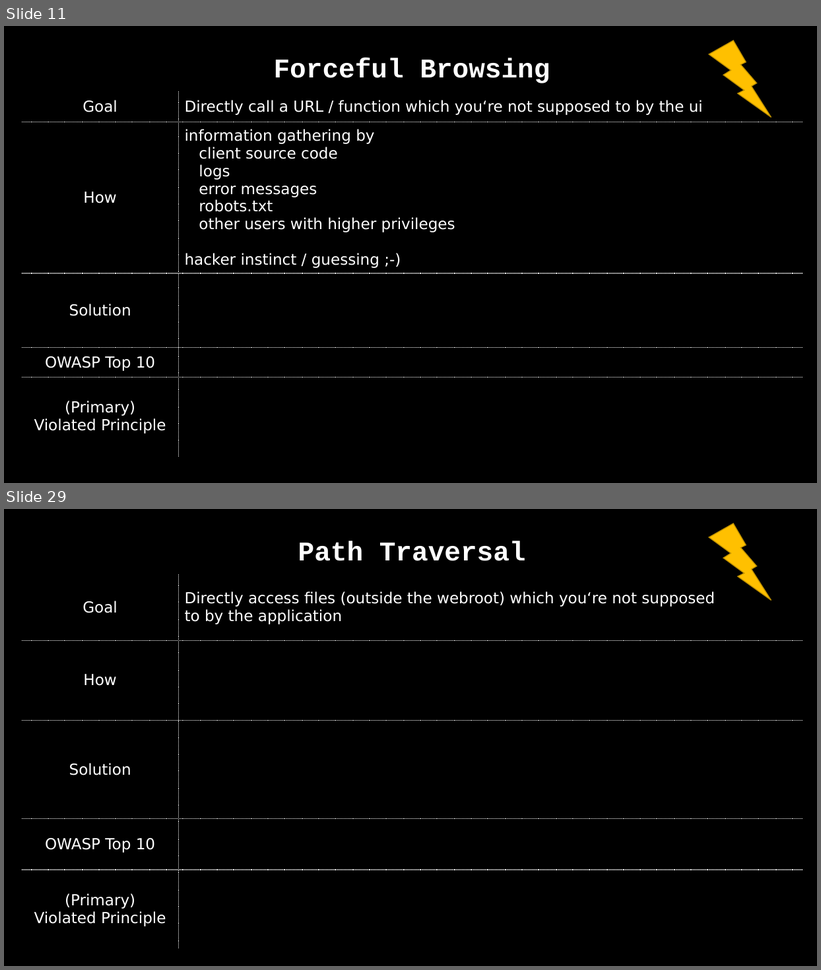
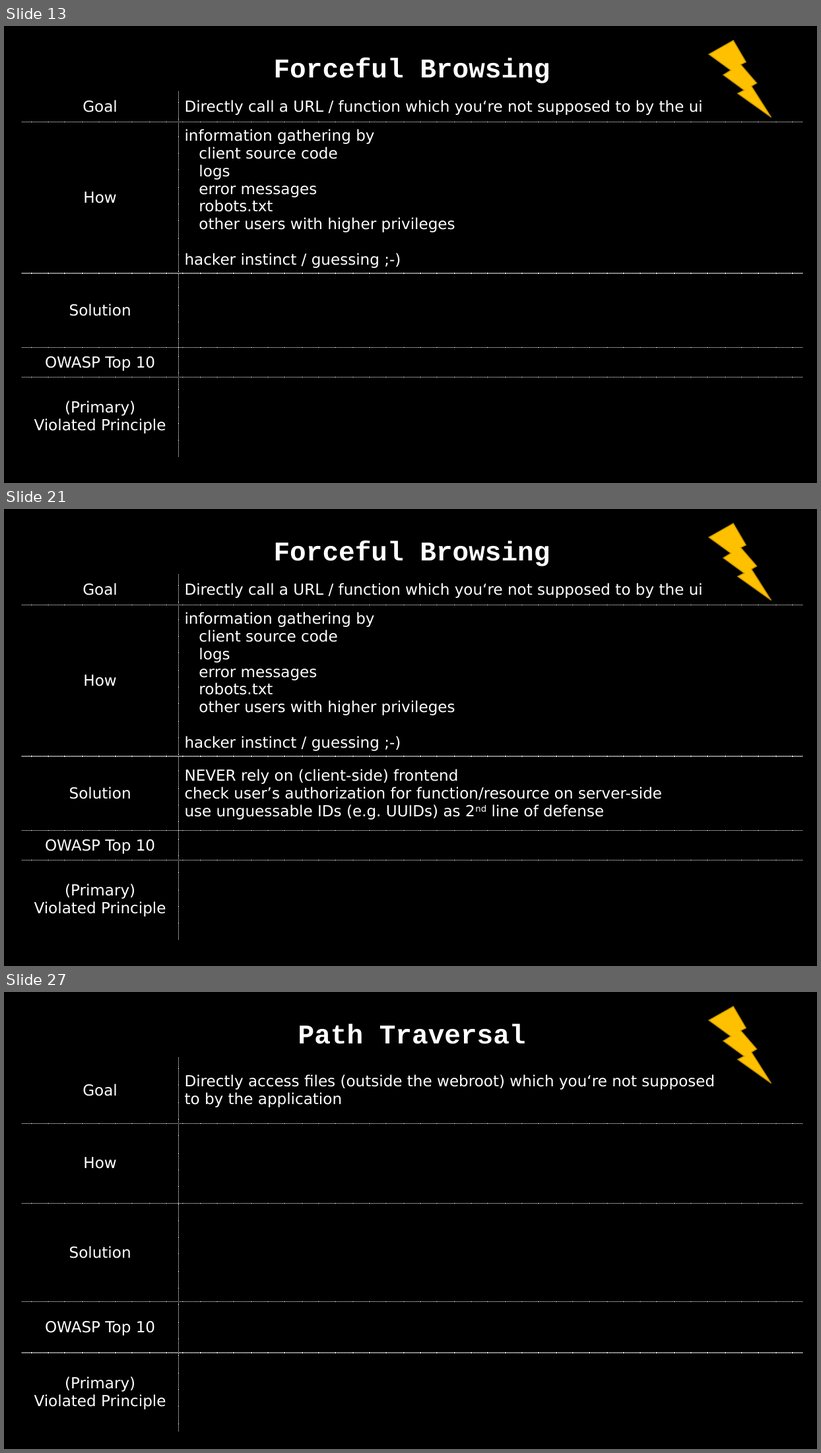
Before and after one commit to dschwarz91/websec-lecture, a slide deck: slides/5_Authorization.pptx. Shown one above the other, each under a label of ours: slides 11 and 29 before the commit, slides 13, 21 and 27 after it; the slides between them are not shown. The pictures are 821x970 and 821x1453 pixels, drawn with LibreOffice and Linux fonts; fonts in the diff are those of the drawing. Boxes give left, top, right and bottom in pixels: in the first picture for what was removed or moved away, otherwise in the second. Text is boxed around its words. In the diff, an @@ line names an element or a change of style, - is before the commit and + after.

Commit message:
removed IDOR as a separate vulnerability and merged it in forceful browsing. Added some details for authorization checks.

```diff
--- a/slides/5_Authorization.pptx
+++ b/slides/5_Authorization.pptx
@@ slide 21 added at (x1=4, y1=509, x2=817, y2=966), background #000000 @@
@@ lightning bolt added at (x1=709, y1=524, x2=772, y2=601), fill #FFC000, outline #BD8E00 1 pt @@
@@ table added at (x1=22, y1=533, x2=803, y2=946), 6 rows, 2 columns @@
+Forceful Browsing | 
+Goal | Directly call a URL / function which you‘re not supposed to by the ui
+How | information gathering by / client source code / logs / error messages / robots.txt / other users with higher privileges / hacker instinct / guessing ;-)
+Solution | NEVER rely on (client-side) frontend / check user’s authorization for function/resource on server-side / use unguessable IDs (e.g. UUIDs) as 2nd line of defense
+OWASP Top 10 | 
+(Primary) Violated Principle | 
@@ table added at (x1=485, y1=555, x2=499, y2=580), 1 rows, 1 columns @@
+
@@ what was slide 11 is now slide 13 @@
@@ what was slide 29 is now slide 27 @@
```
Also in this commit, not shown: 13 slides changed, 8 other slides added.
